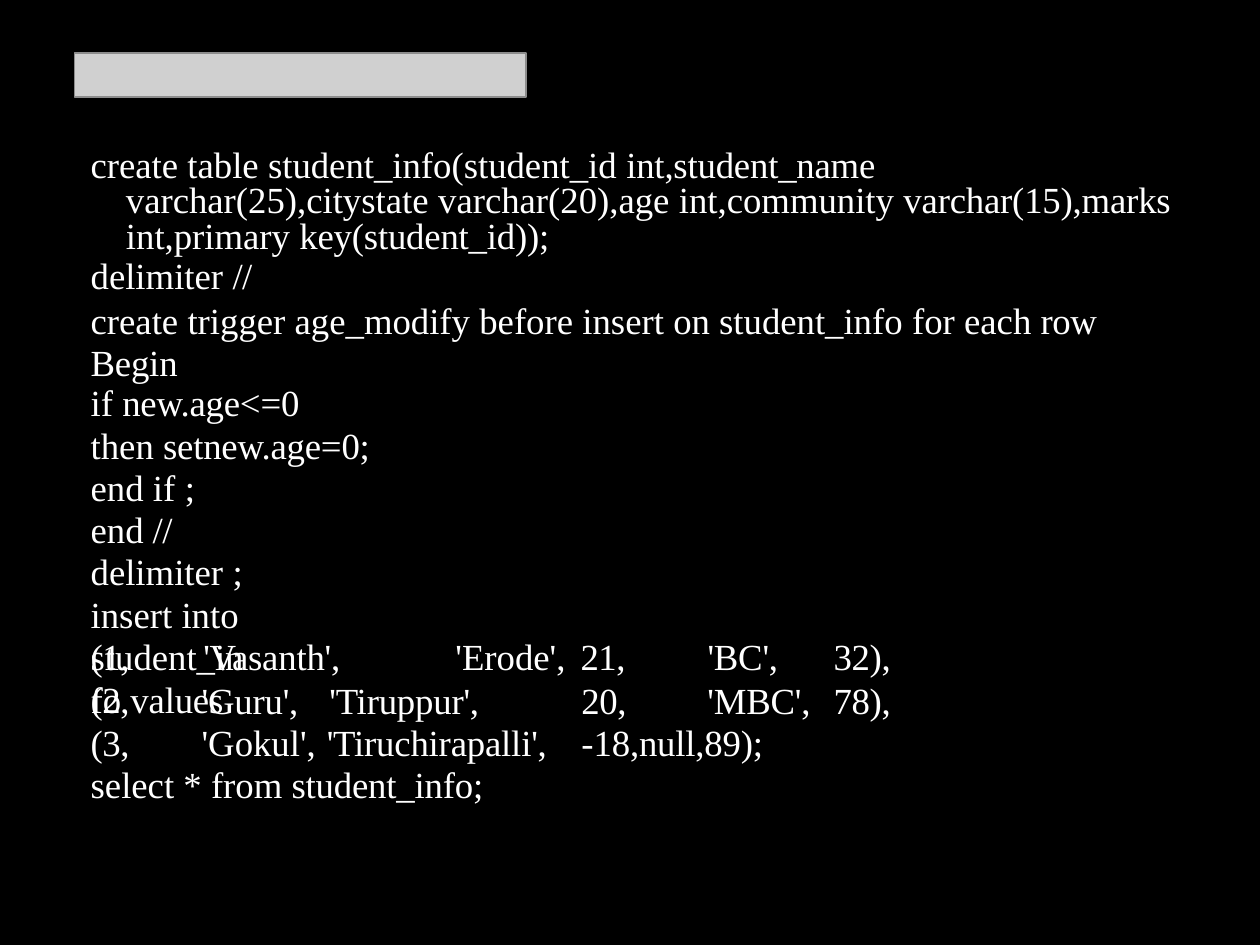
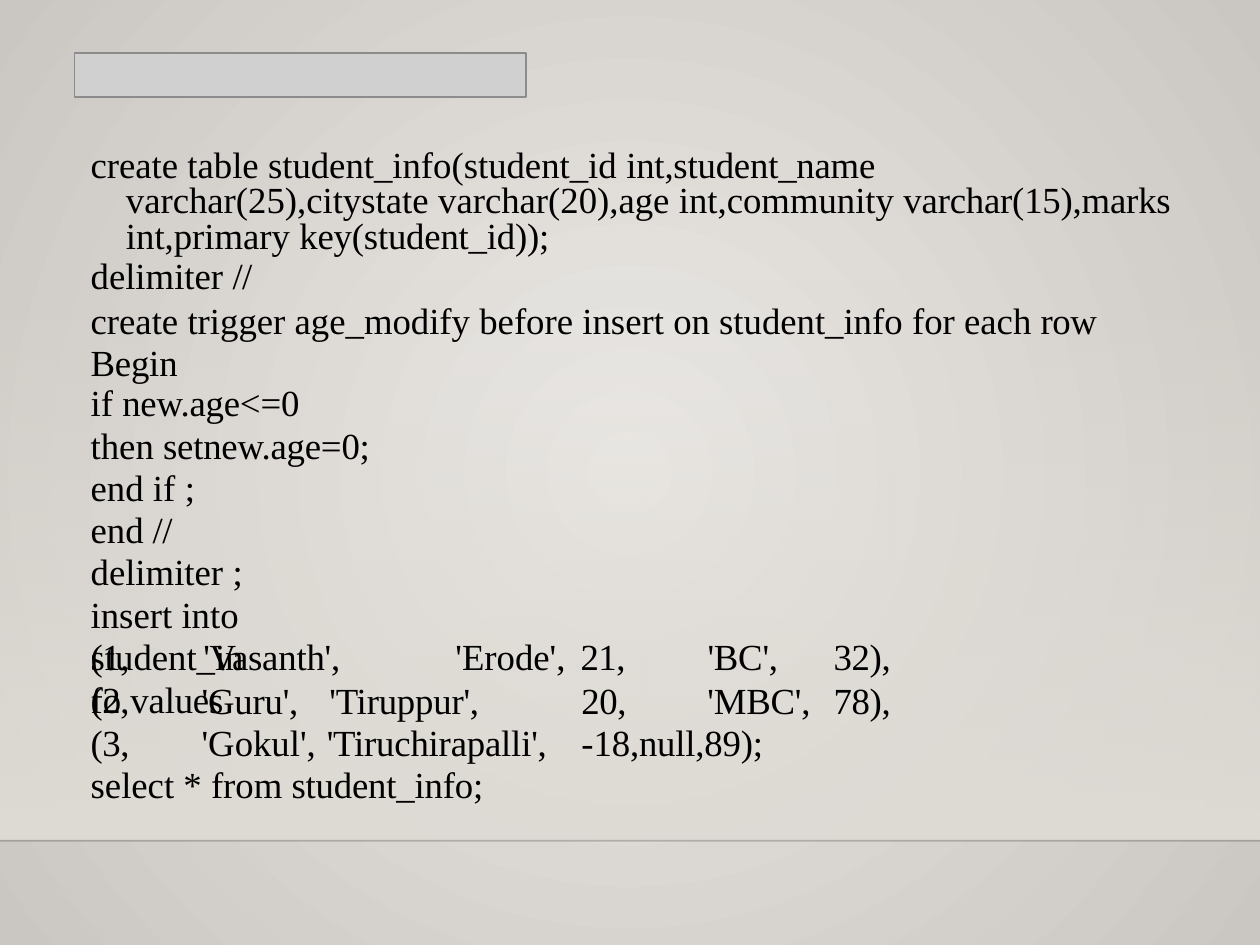
Before and after one commit to Skkishore1103/SQL-Project, a slide deck: slide 56 of Kishore S SQL Project.pptx. Drawn at 1260x945 pixels with LibreOffice and Linux fonts; fonts in the diff are those of the drawing; grey boxes stand for pictures; background and template pictures are left out. Boxes give left, top, right and bottom in pixels: in the first picture for what was removed or moved away, otherwise in the second. Text is boxed around its words. In the diff, an @@ line names an element or a change of style, - is before the commit and + after.

```diff
--- a/Kishore S SQL Project.pptx
+++ b/Kishore S SQL Project.pptx
@@ background picture (left out) to gradient #ECEAE7 to #CAC7C1 @@
@@ rectangle added at bbox=[0, 277, 1260, 839], fill gradient #DFDBD5 @@
@@ text colour #FFFFFF to #000000 in 5 elements at bbox=[91, 152, 1170, 629], bbox=[202, 689, 891, 721], bbox=[91, 644, 891, 764], bbox=[202, 730, 763, 764], bbox=[91, 772, 484, 804] @@
@@ line added from (0, 840) to (1260, 840), #000001 1 pt @@
```
Also in this commit, not shown: 59 other slides changed.
